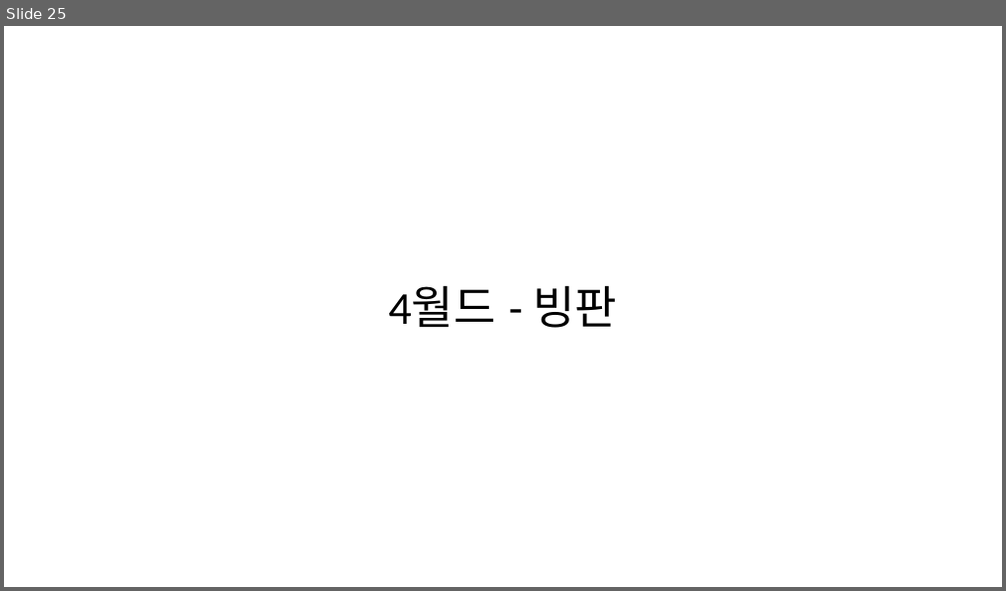
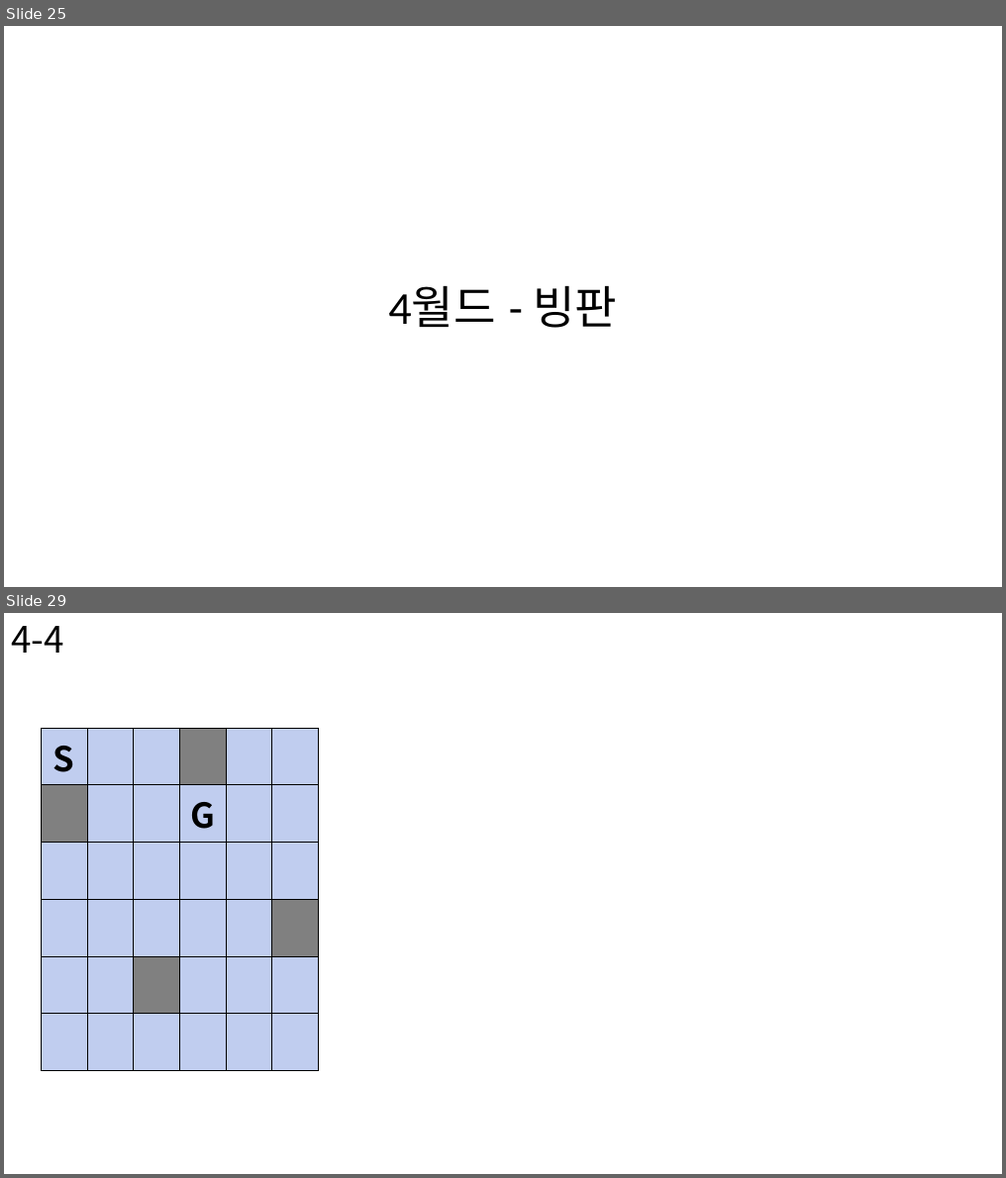
Before and after one commit to BSF0124/Brain-Control, a slide deck: etc/레벨디자인.pptx. Shown one above the other, each under a label of ours: slide 25 before the commit, slides 25 and 29 after it; the slides between them are not shown. The pictures are 1006x591 and 1006x1178 pixels, drawn with LibreOffice and Linux fonts; fonts in the diff are those of the drawing. Boxes give left, top, right and bottom in pixels: in the first picture for what was removed or moved away, otherwise in the second. Text is boxed around its words. In the diff, an @@ line names an element or a change of style, - is before the commit and + after.

```diff
--- a/etc/레벨디자인.pptx
+++ b/etc/레벨디자인.pptx
@@ slide 29 added at box(4, 613, 1002, 1174), background #FFFFFF @@
@@ text added at box(11, 626, 64, 653), 35 pt, text #000000 @@
+4-4
@@ table added at box(41, 728, 319, 1024), 6 rows, 6 columns @@
+S |  |  |  |  | 
+ |  |  | G |  | 
+ |  |  |  |  | 
+ |  |  |  |  | 
+ |  |  |  |  | 
+ |  |  |  |  | 
```
Also in this commit, not shown: 4 slides changed, 5 other slides added, 1 slide removed.
